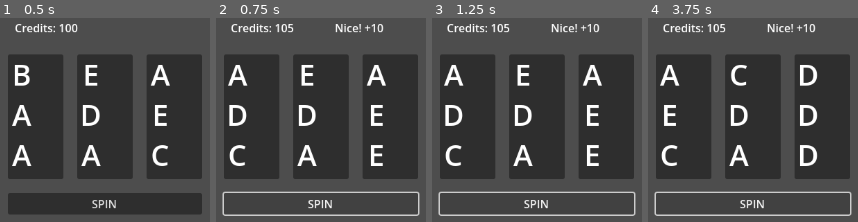
Above: before the commit, frames 1-4 (left to right).
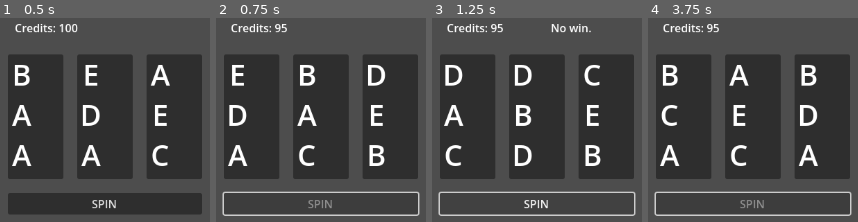
Above: after the commit, the same moments.

Repository: dimitrios-git/slotmachine
Game: Godot game, scene res://main.tscn
The game is run twice, just before and just after one commit, with the same random seed, the same clock (stepped at 60 frames per second) and the same inputs. This scene is started directly instead of the project's main scene.
Inputs:
- Up to frame 1 (0.5 s): no input
- Up to frame 2 (0.75 s): click "SPIN" at 0.5 s
- Up to frame 3 (1.25 s): no input
- Up to frame 4 (3.75 s): click "SPIN" at 1.25 s; click "SPIN" at 2 s; tap Enter at 2.75 s; tap Space at 3.5 s

Frame 1 is identical in both runs. In frame 2, 4.7% of the frame differs, in the area x 5-81%, y 2-94%; in frame 3, 4.6%; in frame 4, 5.2%.

Commit message:
Add reel spin logic

Diff:
--- a/main.gd
+++ b/main.gd
@@ -11,9 +11,18 @@
 @onready var credits_label: Label = $CreditsLabel
 @onready var result_label: Label = $ResultLabel
 
+var results: Array[String] = []
+
 func _ready():
 	update_ui()
+
+	# Connect button
 	spin_button.pressed.connect(_on_spin_button_pressed)
+
+	# Connect reel finished signals
+	reel1.spin_finished.connect(_on_reel_finished)
+	reel2.spin_finished.connect(_on_reel_finished)
+	reel3.spin_finished.connect(_on_reel_finished)
 
 func update_ui():
 	credits_label.text = "Credits: %d" % credits
@@ -23,22 +32,29 @@
 		result_label.text = "Not enough credits!"
 		return
 
-	# Pay for spin
+	# Deduct cost
 	credits -= spin_cost
 	update_ui()
 	result_label.text = ""
 
-	# Randomize all reels
-	reel1.set_random_symbols()
-	reel2.set_random_symbols()
-	reel3.set_random_symbols()
+	# Disable button during spin
+	spin_button.disabled = true
 
-	# Read the 3 center symbols
-	var s1: String = reel1.get_center_symbol()
-	var s2: String = reel2.get_center_symbol()
-	var s3: String = reel3.get_center_symbol()
+	# Prepare for new results
+	results.clear()
 
-	evaluate_spin(s1, s2, s3)
+	# Start all reels simultaneously
+	reel1.spin()
+	reel2.spin()
+	reel3.spin()
+
+func _on_reel_finished(symbol: String):
+	results.append(symbol)
+
+	# When all 3 reels finished
+	if results.size() == 3:
+		evaluate_spin(results[0], results[1], results[2])
+		spin_button.disabled = false
 
 func evaluate_spin(s1: String, s2: String, s3: String):
 	if s1 == s2 and s2 == s3:
--- a/reel.gd
+++ b/reel.gd
@@ -1,26 +1,45 @@
 extends Control
 
-# Symbols Reel can choose from
+signal spin_finished(final_symbol: String)
+
 var symbols: Array[String] = ["A", "B", "C", "D", "E"]
+var spinning := false
 
-# Reference to container holding the 3 rows
 @onready var rows: VBoxContainer = $Frame/Rows
 
 func _ready():
-	# Optional: randomize once at startup
 	set_random_symbols()
 
 func set_random_symbols():
-	# For each child in Rows (Row0, Row1, Row2)
 	for child in rows.get_children():
 		if child is Label:
-			var s := symbols[randi() % symbols.size()]
-			child.text = s
+			child.text = symbols[randi() % symbols.size()]
 
 func get_center_symbol() -> String:
-	# Row1 is the middle row
-	if rows.get_child_count() >= 2:
-		var child := rows.get_child(1)
-		if child is Label:
-			return child.text
-	return ""
+	var child := rows.get_child(1)
+	return child.text if child is Label else ""
+
+func spin():
+	if spinning:
+		return
+
+	spinning = true
+
+	var flicker_count := 8
+	var flicker_delay := 0.03  # fast flicker
+
+	_do_flicker(flicker_count, flicker_delay)
+
+func _do_flicker(count: int, delay: float):
+	if count <= 0:
+		# Done flickering, pick final result
+		set_random_symbols()
+		spinning = false
+		emit_signal("spin_finished", get_center_symbol())
+		return
+
+	set_random_symbols()
+
+	var timer := get_tree().create_timer(delay)
+	timer.timeout.connect(func():
+		_do_flicker(count - 1, delay))
